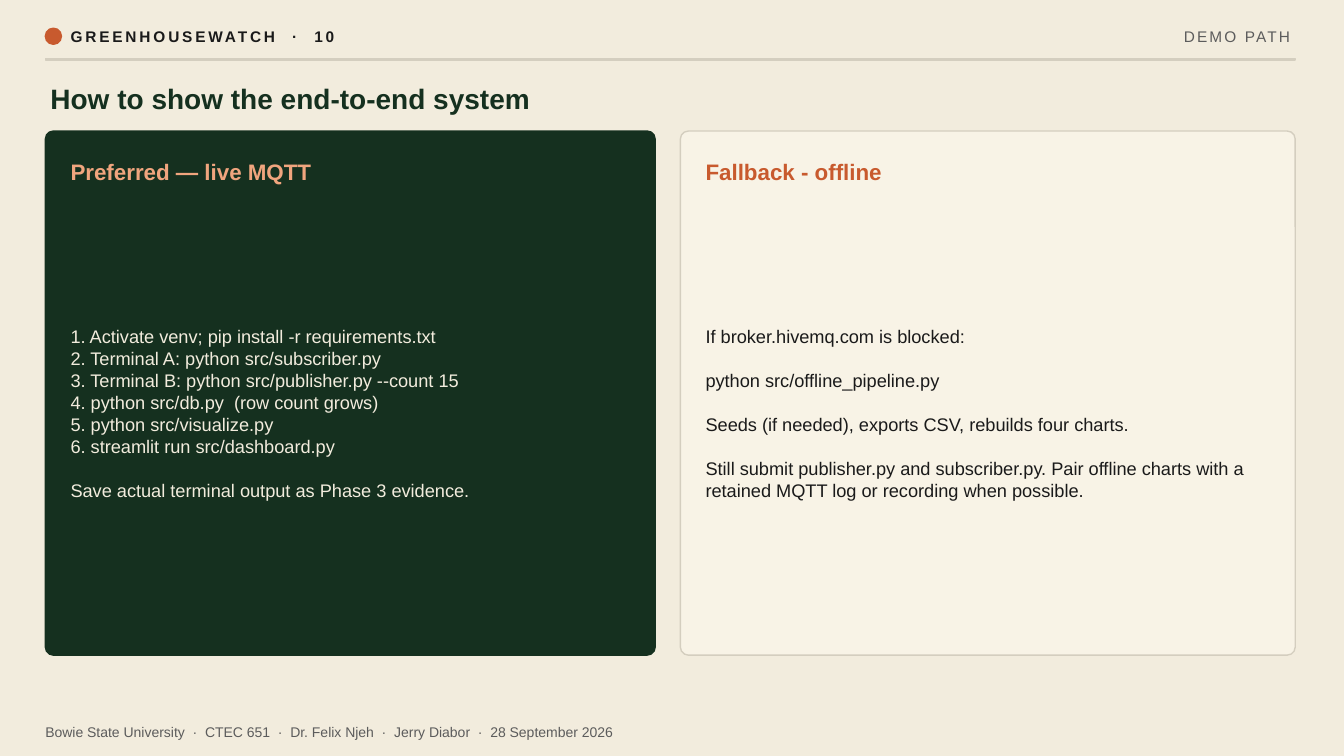
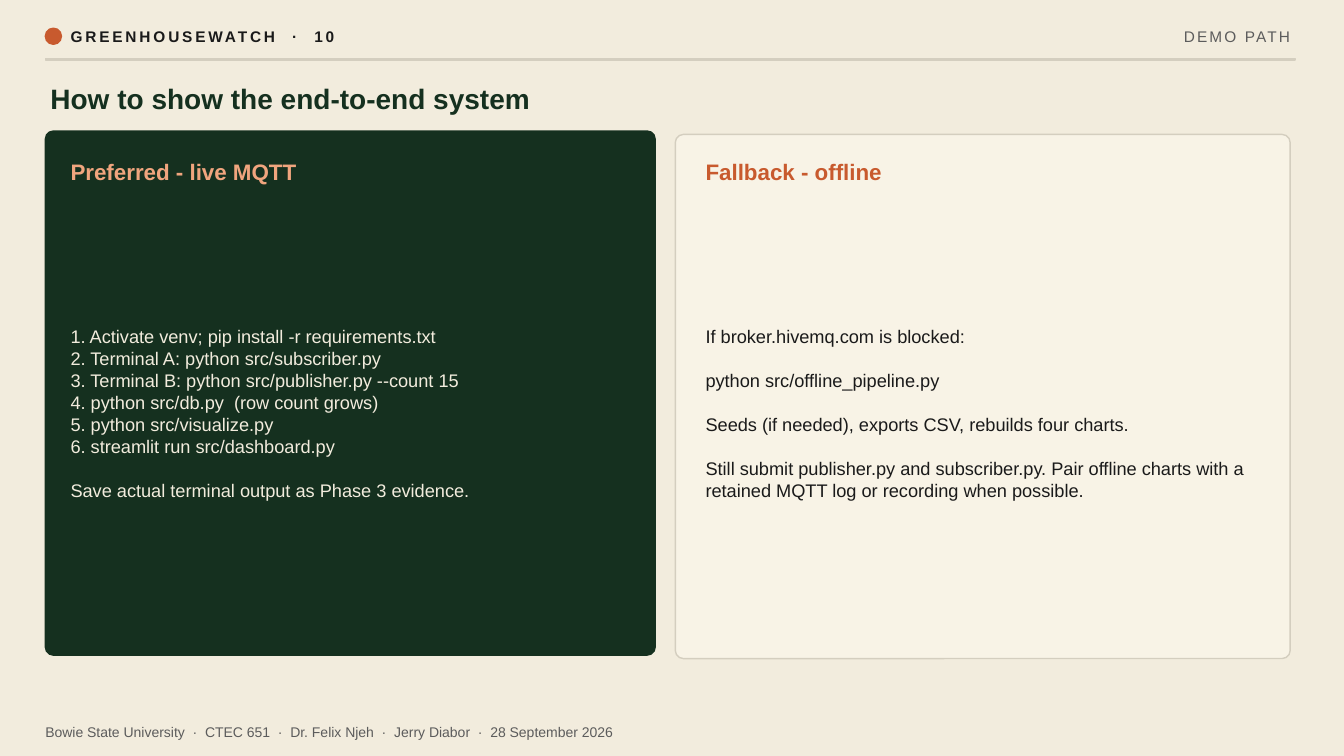
Before and after one commit to jedgod/IoT-Device-Repository, a slide deck: slide 10 of GreenHouseWatch_Jerry_Diabor.pptx. Drawn at 1344x756 pixels with LibreOffice and Linux fonts; fonts in the diff are those of the drawing. Boxes give left, top, right and bottom in pixels: in the first picture for what was removed or moved away, otherwise in the second. Text is boxed around its words. In the diff, an @@ line names an element or a change of style, - is before the commit and + after.

```diff
--- a/GreenHouseWatch_Jerry_Diabor.pptx
+++ b/GreenHouseWatch_Jerry_Diabor.pptx
@@ rounded rectangle: place and size @@
-rounded rectangle at bbox=[681, 131, 1296, 655]
+rounded rectangle at bbox=[676, 134, 1291, 658]
@@ text at bbox=[71, 163, 296, 185]: text changed @@
-Preferred — live MQTT
+Preferred - live MQTT
```
Also in this commit, not shown: 1 slide added, 56 other files.
